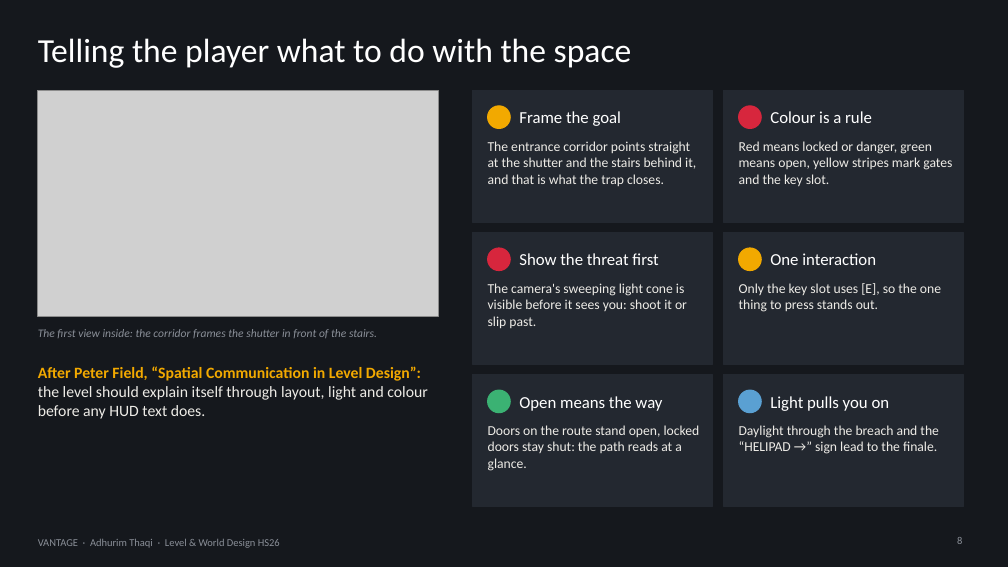
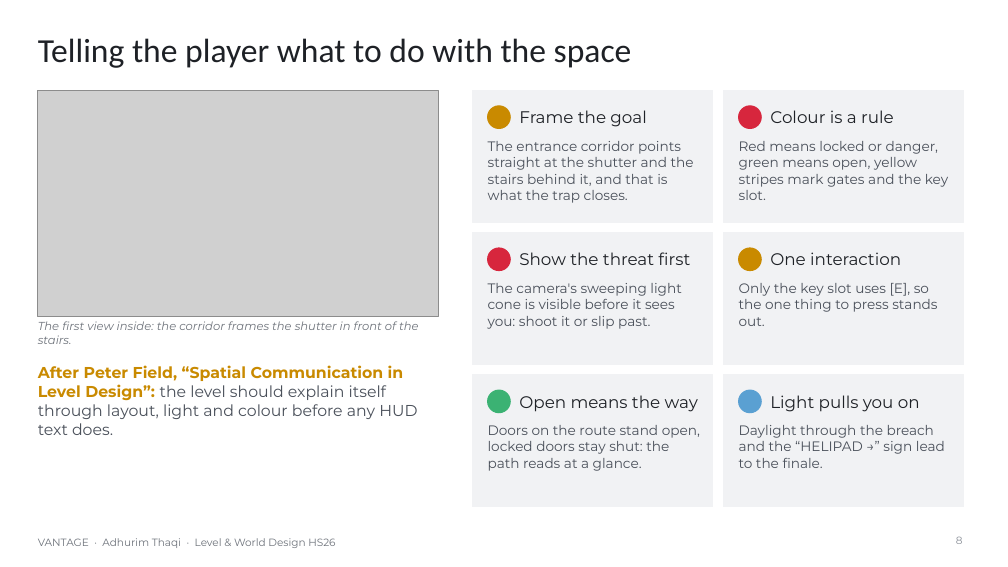
Before and after one commit to AdhurimThaqi/vantage-level-world-design, a slide deck: slide 8 of PaperDocumentation-/Presentation/VANTAGE_Presentation.pptx. Drawn at 1008x567 pixels with LibreOffice and Linux fonts; fonts in the diff are those of the drawing; grey boxes stand for pictures. Boxes give left, top, right and bottom in pixels: in the first picture for what was removed or moved away, otherwise in the second. Text is boxed around its words. In the diff, an @@ line names an element or a change of style, - is before the commit and + after.

```diff
--- a/PaperDocumentation-/Presentation/VANTAGE_Presentation.pptx
+++ b/PaperDocumentation-/Presentation/VANTAGE_Presentation.pptx
@@ background #15181D to #FFFFFF @@
@@ title "Telling the player what to ..." at [38, 38, 632, 68]: text colour #FFFFFF to #1E2126 @@
@@ ellipse at [488, 106, 510, 129]: fill #F2A900 to #C98A00; outline #F2A900 1 pt to #C98A00 1 pt @@
@@ ellipse at [739, 248, 761, 271]: fill #F2A900 to #C98A00; outline #F2A900 1 pt to #C98A00 1 pt @@
@@ text "The first view inside: the ..." at [38, 321, 419, 344]: font Calibri to Montserrat, text colour #8A8F98 to #6E737B @@
@@ text "After Peter Field, “Spatial Communication ..." at [38, 365, 417, 435]: font Calibri to Montserrat; text colour #F2A900 to #C98A00 in "After Peter Field, “Spatial Communication in Level ..."; text colour #EDEBE6 to #4A505A in "the level should explain itself through layout, ..." @@
@@ fill #232830 to #F1F2F4; outline #232830 1 pt to #F1F2F4 1 pt in 6 elements at [473, 91, 713, 222], [724, 91, 964, 222], [473, 233, 713, 364], [724, 233, 964, 364], [473, 375, 713, 507], [724, 375, 964, 507] @@
@@ font Calibri to Montserrat, text colour #FFFFFF to #1E2126 in 6 elements at [519, 110, 646, 127], [770, 110, 894, 123], [519, 252, 690, 265], [770, 252, 901, 265], [519, 395, 698, 412], [770, 395, 920, 412] @@
@@ font Calibri to Montserrat, text colour #EDEBE6 to #4A505A in 6 elements at [488, 141, 694, 203], [739, 141, 948, 200], [488, 283, 681, 329], [739, 283, 937, 326], [488, 425, 700, 471], [739, 425, 945, 468] @@
@@ text "VANTAGE · Adhurim Thaqi · ..." at [38, 538, 335, 548]: font Calibri to Montserrat, text colour #8A8F98 to #6E737B @@
@@ page number at [956, 536, 963, 544]: font Calibri to Montserrat @@
```
Also in this commit, not shown: 8 other slides changed, 1 other file.
